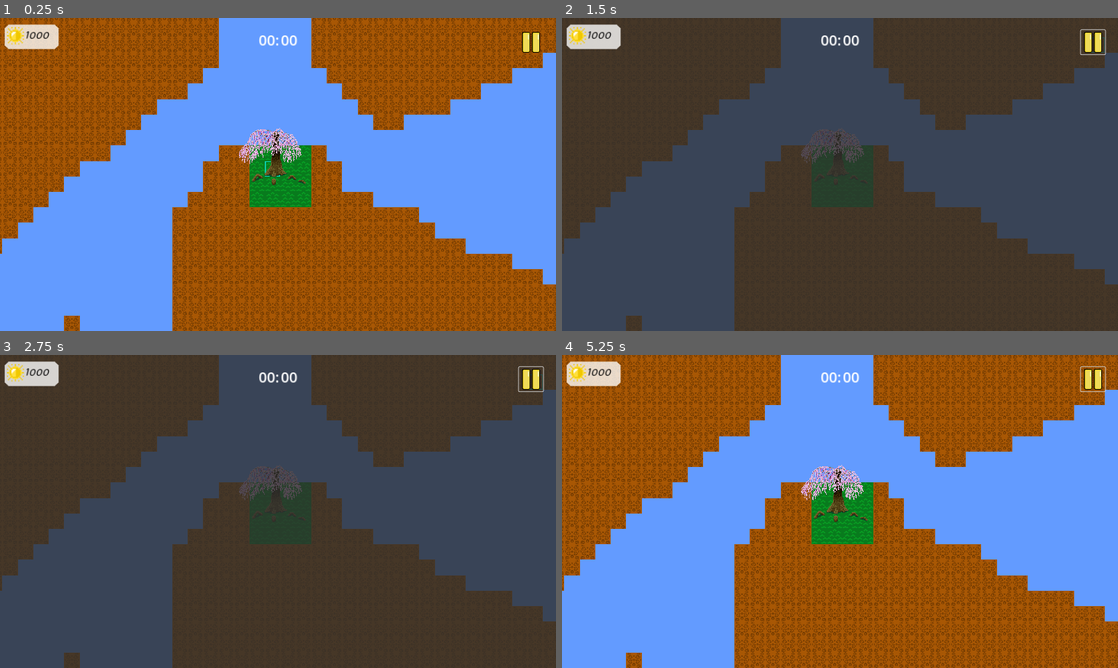
Above: before the commit, frames 1-4 (two rows, left to right).
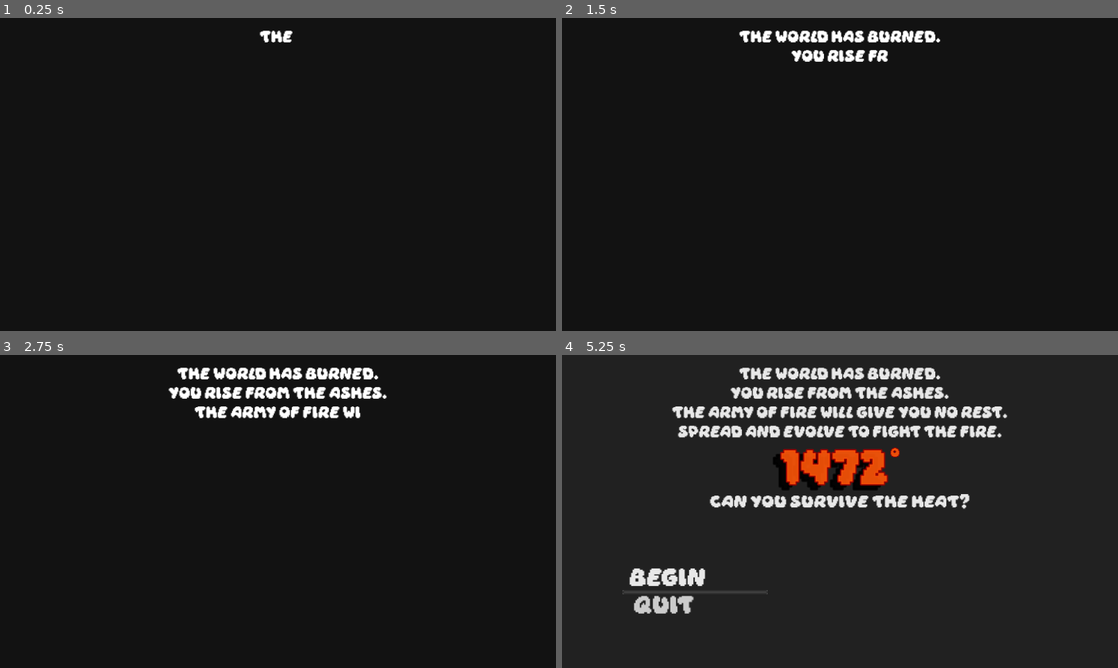
Above: after the commit, the same moments.

Repository: nmarch213/piratejam
Game: Godot game, scene res://ui/main_menu/main_menu.tscn
The game is run twice, just before and just after one commit, with the same random seed, the same clock (stepped at 60 frames per second) and the same inputs. Before the commit the project starts from res://main.tscn.
Inputs (mouse positions are in pixels of both pictures, inside the frame that each line leads up to):
- Up to frame 1 (0.25 s): no input
- Up to frame 2 (1.5 s): click (1095, 43) at 0.52 s; move the mouse to (962, 158) at 1.27 s; right-click (962, 158) at 1.35 s; click (962, 158) at 1.42 s
- Up to frame 3 (2.75 s): drag from (166, 527) to (278, 508) at 2.02 s
- Up to frame 4 (5.25 s): move the mouse to (895, 442) at 2.77 s; hold Mouse wheel down (zoom out) 2.78-3.5 s; click (895, 442) at 2.92 s; drag from (812, 574) to (673, 464) at 3.52 s; move the mouse to (1006, 558) at 4.27 s; hold Mouse wheel up (zoom in) 4.28-5 s; click (1006, 558) at 4.42 s; tap Escape (esc) at 4.9 s; click (695, 577) at 5 s, where only the run after the commit has a clickable "Begin"

The runs differ from the first frame. In frame 1, 100% of the frame differs, in the area x 0-100%, y 0-100%; in frame 2, 100%; in frame 3, 100%; in frame 4, 100%.

Commit message:
Make the game player-friendly
- Make main menu the main scene
- Add instruction text
- Add a tutorial if the player does not start right away
- Make the game (timer, enemies, $) not start until the player initiates by building

Diff:
--- /dev/null
+++ b/Tutorial.gd
@@ -0,0 +1,48 @@
+extends CanvasLayer
+
+var tutorial_step = 0
+@export var in_tutorial = false
+
+var TUTORIAL_ENABLED = true
+
+# Called when the node enters the scene tree for the first time.
+func _ready():
+	$TutorialDisplay.hide()
+	if TUTORIAL_ENABLED:
+		$TutorialTimer.timeout.connect(_on_tutorial_timer_timeout)
+
+func _on_tutorial_timer_timeout():
+	if !$TutorialDisplay.visible:
+		match tutorial_step:
+			0:
+				if not SunlightManager.spent_any:
+					in_tutorial = true
+					$TutorialDisplay/WillySmug.show()
+					$TutorialDisplay.show()
+					$TutorialAnimator.play("tutorial_1_animation")
+					$"../PauseMenu".pause()
+					tutorial_step += 1
+				else:
+					tutorial_step += 2 # skip both this one and the response to building
+			1:
+				if SunlightManager.spent_any:
+					in_tutorial = true
+					$TutorialDisplay/WillyWorried.show()
+					$TutorialDisplay.show()
+					$TutorialAnimator.play("tutorial_2_animation")
+					$"../PauseMenu".pause()
+					tutorial_step += 1
+			_:
+				$TutorialTimer.stop()
+
+func _input(event):
+	if event.is_action_pressed("esc") and in_tutorial:
+		if $TutorialAnimator.is_playing():
+			$TutorialAnimator.advance(10)
+		else:
+			in_tutorial = false
+			await get_tree().create_timer(0.1).timeout
+			$TutorialDisplay.hide()
+			$"../PauseMenu".unpause()
+			for text in $TutorialDisplay/TutorialTexts.get_children():
+				text.visible_ratio = 0
--- a/components/SunlightManager.gd
+++ b/components/SunlightManager.gd
@@ -2,12 +2,19 @@
 
 var starting_sunlight_banked = 1000
 var sunlight_banked = starting_sunlight_banked
+var spent_any = false
+
+signal first_purchase
 
 func bank_sunlight(amount):
-	sunlight_banked += amount
+	if spent_any:
+		sunlight_banked += amount
 
 func is_affordable(amount):
 	return amount <= sunlight_banked
 
 func spend_sunlight(amount):
 	sunlight_banked -= amount
+	if not spent_any:
+		spent_any = true
+		first_purchase.emit()
--- a/core/spawner/spawn_point.gd
+++ b/core/spawner/spawn_point.gd
@@ -12,8 +12,12 @@
 var wave_strength = 0
 
 func _ready():
+	speed = 0
+	SunlightManager.first_purchase.connect(_on_first_purchase_by_player)
+
+func _on_first_purchase_by_player():
+	# do not start spawning until player starts playing
 	wave_timer.start()
-	speed = 0
 
 func spawn_wave():
 	var blazes = randi_range(0, wave_strength) / 2
--- a/game_manager.gd
+++ b/game_manager.gd
@@ -17,7 +17,7 @@
 
 
 func _process(delta):
-	if !game_over:
+	if !game_over and SunlightManager.spent_any:
 		game_time += delta
 
 	if game_time >= GAME_WIN_CODITION_SECONDS:
--- a/project.godot
+++ b/project.godot
@@ -11,7 +11,7 @@
 [application]
 
 config/name="piratejam"
-run/main_scene="res://main.tscn"
+run/main_scene="res://ui/main_menu/main_menu.tscn"
 config/features=PackedStringArray("4.2", "Forward Plus")
 config/icon="res://icon.svg"
 
--- /dev/null
+++ b/ui/InstructionText.gd
@@ -0,0 +1,9 @@
+extends Label
+
+
+# Called when the node enters the scene tree for the first time.
+func _ready():
+	SunlightManager.first_purchase.connect(_on_first_purchase_by_player)
+
+func _on_first_purchase_by_player():
+	hide()
--- a/ui/PauseMenu.gd
+++ b/ui/PauseMenu.gd
@@ -11,8 +11,14 @@
 		toggle_pause()
 
 func toggle_pause():
-	get_tree().paused = !get_tree().paused
-	if get_tree().paused:
-		show()
-	else:
+	unpause() if get_tree().paused else pause()
+
+func pause():
+	get_tree().paused = true
+	show()
+
+func unpause():
+	var intu = $"../Tutorial".in_tutorial
+	if not intu:
+		get_tree().paused = false
 		hide()
--- a/ui/main_menu/main_menu.gd
+++ b/ui/main_menu/main_menu.gd
@@ -5,11 +5,7 @@
 
 func _process(_delta):
 	if Input.is_action_pressed("esc"): # skip to the end of the animation
-		$MainMenuAnimation.advance(4.5)
-
-func _on_how_to_play_button_pressed():
-	pass # Replace with function body.
-	#TODO: Make the "How To Play" section visible (also todo: make these nodes)
+		$MainMenuAnimation.advance(100)
 
 func _on_quit_button_pressed():
 	$MainMenuAnimation.play("quit_animation")
--- a/ui/main_menu/main_menu.tscn
+++ b/ui/main_menu/main_menu.tscn
@@ -312,6 +312,7 @@
 theme_override_font_sizes/font_size = 63
 text = "1472"
 visible_characters = 8
+visible_ratio = 2.0
 
 [node name="°" type="Label" parent="MainMenuContainer/MarginContainer/MenuContainer/HBoxContainer"]
 layout_mode = 2
@@ -354,15 +355,6 @@
 size_flags_vertical = 8
 theme_override_constants/separation = 5
 
-[node name="HowToPlayButton" type="MenuButton" parent="MainMenuContainer/MarginContainer/MenuContainer/Split/ItemList"]
-custom_minimum_size = Vector2(400, 20)
-layout_mode = 2
-theme_override_fonts/font = ExtResource("2_ehgtc")
-theme_override_font_sizes/font_size = 32
-text = "How To Play"
-alignment = 0
-text_overrun_behavior = 3
-
 [node name="BeginButton" type="MenuButton" parent="MainMenuContainer/MarginContainer/MenuContainer/Split/ItemList"]
 custom_minimum_size = Vector2(300, 20)
 layout_mode = 2
@@ -373,6 +365,7 @@
 text_overrun_behavior = 3
 
 [node name="SettingsButton" type="MenuButton" parent="MainMenuContainer/MarginContainer/MenuContainer/Split/ItemList"]
+visible = false
 custom_minimum_size = Vector2(300, 20)
 layout_mode = 2
 theme_override_fonts/font = ExtResource("2_ehgtc")
@@ -394,6 +387,5 @@
 layout_mode = 2
 
 [connection signal="animation_finished" from="MainMenuAnimation" to="." method="_on_main_menu_animation_animation_finished"]
-[connection signal="pressed" from="MainMenuContainer/MarginContainer/MenuContainer/Split/ItemList/HowToPlayButton" to="." method="_on_how_to_play_button_pressed"]
 [connection signal="pressed" from="MainMenuContainer/MarginContainer/MenuContainer/Split/ItemList/BeginButton" to="." method="_on_begin_button_pressed"]
 [connection signal="pressed" from="MainMenuContainer/MarginContainer/MenuContainer/Split/ItemList/QuitButton" to="." method="_on_quit_button_pressed"]
--- a/ui/overlay_ui.tscn
+++ b/ui/overlay_ui.tscn
@@ -8,6 +8,9 @@
 [ext_resource type="Texture2D" uid="uid://b7voagptl20d7" path="res://assets/pause_button.png" id="6_jfonn"]
 [ext_resource type="Script" path="res://ui/PauseMenu.gd" id="7_k6h16"]
 [ext_resource type="Script" path="res://ui/GameTimerDisplay.gd" id="8_32h8o"]
+[ext_resource type="PackedScene" uid="uid://udlsuuxfy7an" path="res://ui/tutorial/tutorial.tscn" id="9_a4gds"]
+[ext_resource type="FontFile" uid="uid://b54yyctt1e5qm" path="res://assets/Daydream.ttf" id="10_kd8vb"]
+[ext_resource type="Script" path="res://ui/InstructionText.gd" id="11_sla56"]
 
 [sub_resource type="GDScript" id="GDScript_acig2"]
 
@@ -122,4 +125,19 @@
 theme_override_font_sizes/font_size = 30
 text = "00"
 
+[node name="Tutorial" parent="." instance=ExtResource("9_a4gds")]
+
+[node name="InstructionText" type="Label" parent="."]
+offset_left = 234.0
+offset_top = 573.0
+offset_right = 908.0
+offset_bottom = 630.0
+size_flags_horizontal = 4
+size_flags_vertical = 8
+theme_override_fonts/font = ExtResource("10_kd8vb")
+theme_override_font_sizes/font_size = 36
+text = "Build a tree to begin"
+horizontal_alignment = 1
+script = ExtResource("11_sla56")
+
 [connection signal="sunlight_text_max_changed" from="Control/SunlightLabel" to="Bubble" method="_on_sunlight_label_sunlight_text_max_changed"]
--- /dev/null
+++ b/ui/tutorial/tutorial.tscn
@@ -0,0 +1,233 @@
+[gd_scene load_steps=10 format=3 uid="uid://udlsuuxfy7an"]
+
+[ext_resource type="Script" path="res://Tutorial.gd" id="1_a5jks"]
+[ext_resource type="Texture2D" uid="uid://dmb8njqpnwvis" path="res://assets/bubble.png" id="2_agfvl"]
+[ext_resource type="Texture2D" uid="uid://cjqefgk0cqa4i" path="res://assets/willysmug.png" id="2_t1dw8"]
+[ext_resource type="FontFile" uid="uid://b54yyctt1e5qm" path="res://assets/Daydream.ttf" id="4_1q6ed"]
+[ext_resource type="Texture2D" uid="uid://dcksiluv2whek" path="res://assets/willyworried.png" id="4_3ovga"]
+
+[sub_resource type="Animation" id="Animation_jxewp"]
+resource_name = "tutorial_1_animation"
+length = 5.0
+tracks/0/type = "value"
+tracks/0/imported = false
+tracks/0/enabled = true
+tracks/0/path = NodePath("TutorialDisplay/TutorialTexts/TutorialText1:visible_ratio")
+tracks/0/interp = 1
+tracks/0/loop_wrap = true
+tracks/0/keys = {
+"times": PackedFloat32Array(0, 3.1),
+"transitions": PackedFloat32Array(1, 1),
+"update": 0,
+"values": [0.0, 1.0]
+}
+tracks/1/type = "value"
+tracks/1/imported = false
+tracks/1/enabled = true
+tracks/1/path = NodePath("TutorialDisplay/EscToContinue:visible")
+tracks/1/interp = 1
+tracks/1/loop_wrap = true
+tracks/1/keys = {
+"times": PackedFloat32Array(0, 3.3),
+"transitions": PackedFloat32Array(1, 1),
+"update": 1,
+"values": [false, true]
+}
+
+[sub_resource type="Animation" id="Animation_tuy4s"]
+length = 0.001
+tracks/0/type = "value"
+tracks/0/imported = false
+tracks/0/enabled = true
+tracks/0/path = NodePath("TutorialDisplay/EscToContinue:visible")
+tracks/0/interp = 1
+tracks/0/loop_wrap = true
+tracks/0/keys = {
+"times": PackedFloat32Array(0),
+"transitions": PackedFloat32Array(1),
+"update": 1,
+"values": [false]
+}
+tracks/1/type = "value"
+tracks/1/imported = false
+tracks/1/enabled = true
+tracks/1/path = NodePath("TutorialDisplay/TutorialTexts/TutorialText2:visible_ratio")
+tracks/1/interp = 1
+tracks/1/loop_wrap = true
+tracks/1/keys = {
+"times": PackedFloat32Array(0),
+"transitions": PackedFloat32Array(1),
+"update": 0,
+"values": [0.0]
+}
+
+[sub_resource type="Animation" id="Animation_38lc5"]
+resource_name = "tutorial_2_animation"
+length = 5.0
+tracks/0/type = "value"
+tracks/0/imported = false
+tracks/0/enabled = true
+tracks/0/path = NodePath("TutorialDisplay/EscToContinue:visible")
+tracks/0/interp = 1
+tracks/0/loop_wrap = true
+tracks/0/keys = {
+"times": PackedFloat32Array(0, 3.3),
+"transitions": PackedFloat32Array(1, 1),
+"update": 1,
+"values": [false, true]
+}
+tracks/1/type = "value"
+tracks/1/imported = false
+tracks/1/enabled = true
+tracks/1/path = NodePath("TutorialDisplay/TutorialTexts/TutorialText2:visible_ratio")
+tracks/1/interp = 1
+tracks/1/loop_wrap = true
+tracks/1/keys = {
+"times": PackedFloat32Array(0, 3.1),
+"transitions": PackedFloat32Array(1, 1),
+"update": 0,
+"values": [0.0, 1.0]
+}
+
+[sub_resource type="AnimationLibrary" id="AnimationLibrary_b5qtd"]
+_data = {
+"RESET": SubResource("Animation_tuy4s"),
+"tutorial_1_animation": SubResource("Animation_jxewp"),
+"tutorial_2_animation": SubResource("Animation_38lc5")
+}
+
+[node name="Tutorial" type="CanvasLayer"]
+process_mode = 3
+script = ExtResource("1_a5jks")
+
+[node name="TutorialDisplay" type="Node2D" parent="."]
+visible = false
+
+[node name="TutorialBGContainer" type="HBoxContainer" parent="TutorialDisplay"]
+anchors_preset = 3
+anchor_left = 1.0
+anchor_top = 1.0
+anchor_right = 1.0
+anchor_bottom = 1.0
+offset_left = 150.0
+offset_top = 408.0
+offset_right = 1150.0
+offset_bottom = 648.0
+grow_horizontal = 0
+grow_vertical = 0
+size_flags_horizontal = 8
+size_flags_vertical = 8
+
+[node name="TutorialBG" type="ColorRect" parent="TutorialDisplay/TutorialBGContainer"]
+custom_minimum_size = Vector2(1000, 200)
+layout_mode = 2
+color = Color(0.705882, 0.631373, 0.509804, 1)
+
+[node name="TutorialBubble" type="Sprite2D" parent="TutorialDisplay/TutorialBGContainer/TutorialBG"]
+position = Vector2(556, 126.22)
+scale = Vector2(13.795, 6.79875)
+texture = ExtResource("2_agfvl")
+
+[node name="WillySmug" type="Sprite2D" parent="TutorialDisplay"]
+visible = false
+z_index = 10
+position = Vector2(131.875, 469.17)
+scale = Vector2(0.51738, 0.525936)
+texture = ExtResource("2_t1dw8")
+metadata/_aseprite_wizard_config_ = {
+"i_mode": -1,
+"keep_anim_length": false,
+"layer": "",
+"o_ex_p": "",
+"o_folder": "",
+"o_name": "",
+"only_visible": false,
+"op_exp": false,
+"player": "",
+"source": ""
+}
+
+[node name="WillyWorried" type="Sprite2D" parent="TutorialDisplay"]
+visible = false
+z_index = 10
+position = Vector2(131.875, 469.17)
+scale = Vector2(0.51738, 0.525936)
+texture = ExtResource("4_3ovga")
+metadata/_aseprite_wizard_config_ = {
+"i_mode": -1,
+"keep_anim_length": false,
+"layer": "",
+"o_ex_p": "",
+"o_folder": "",
+"o_name": "",
+"only_visible": false,
+"op_exp": false,
+"player": "",
+"source": ""
+}
+
+[node name="EscToContinue" type="Label" parent="TutorialDisplay"]
+visible = false
+offset_left = 882.0
+offset_top = 416.0
+offset_right = 1131.0
+offset_bottom = 439.0
+theme_override_colors/font_color = Color(0, 0, 0, 1)
+theme_override_fonts/font = ExtResource("4_1q6ed")
+text = "esc to continue..."
+
+[node name="TutorialTexts" type="Node2D" parent="TutorialDisplay"]
+
+[node name="TutorialText1" type="RichTextLabel" parent="TutorialDisplay/TutorialTexts"]
+custom_minimum_size = Vector2(100, 100)
+offset_left = 286.0
+offset_top = 412.0
+offset_right = 1138.0
+offset_bottom = 644.0
+size_flags_vertical = 0
+theme_override_colors/default_color = Color(0, 0, 0, 1)
+theme_override_fonts/normal_font = ExtResource("4_1q6ed")
+theme_override_fonts/bold_font = ExtResource("4_1q6ed")
+theme_override_font_sizes/normal_font_size = 16
+theme_override_font_sizes/bold_font_size = 32
+bbcode_enabled = true
+text = "[b]Willy-wisp:[/b]
+
+  Look, boys! A tree out here all by its lonesome.
+  Let's burn it before it decides to
+[b] left click to build a maze of
+ protective trees[/b].
+  This should be easy!"
+visible_characters = 0
+visible_ratio = 0.0
+
+[node name="TutorialText2" type="RichTextLabel" parent="TutorialDisplay/TutorialTexts"]
+custom_minimum_size = Vector2(100, 100)
+offset_left = 286.0
+offset_top = 412.0
+offset_right = 1138.0
+offset_bottom = 644.0
+size_flags_vertical = 0
+theme_override_colors/default_color = Color(0, 0, 0, 1)
+theme_override_fonts/normal_font = ExtResource("4_1q6ed")
+theme_override_fonts/bold_font = ExtResource("4_1q6ed")
+theme_override_font_sizes/normal_font_size = 16
+theme_override_font_sizes/bold_font_size = 30
+bbcode_enabled = true
+text = "[b]Willy-wisp:[/b]
+
+  Drats! Looks like they know that
+  [b]trees gather sunlight[/b]
+  and [b]some plants hurt us.[/b]
+  I hope there's no [b]dangerous maze[/b] ahead"
+visible_characters = 0
+visible_ratio = 0.0
+
+[node name="TutorialTimer" type="Timer" parent="."]
+wait_time = 5.0
+autostart = true
+
+[node name="TutorialAnimator" type="AnimationPlayer" parent="."]
+libraries = {
+"": SubResource("AnimationLibrary_b5qtd")
+}
Binary file added: assets/willysmug.png
Not shown, added: assets/willysmug.png.import
Binary file added: assets/willyworried.png
Not shown, added: assets/willyworried.png.import
Not shown: 1 places in ui/overlay_ui.tscn that only renumber resources
